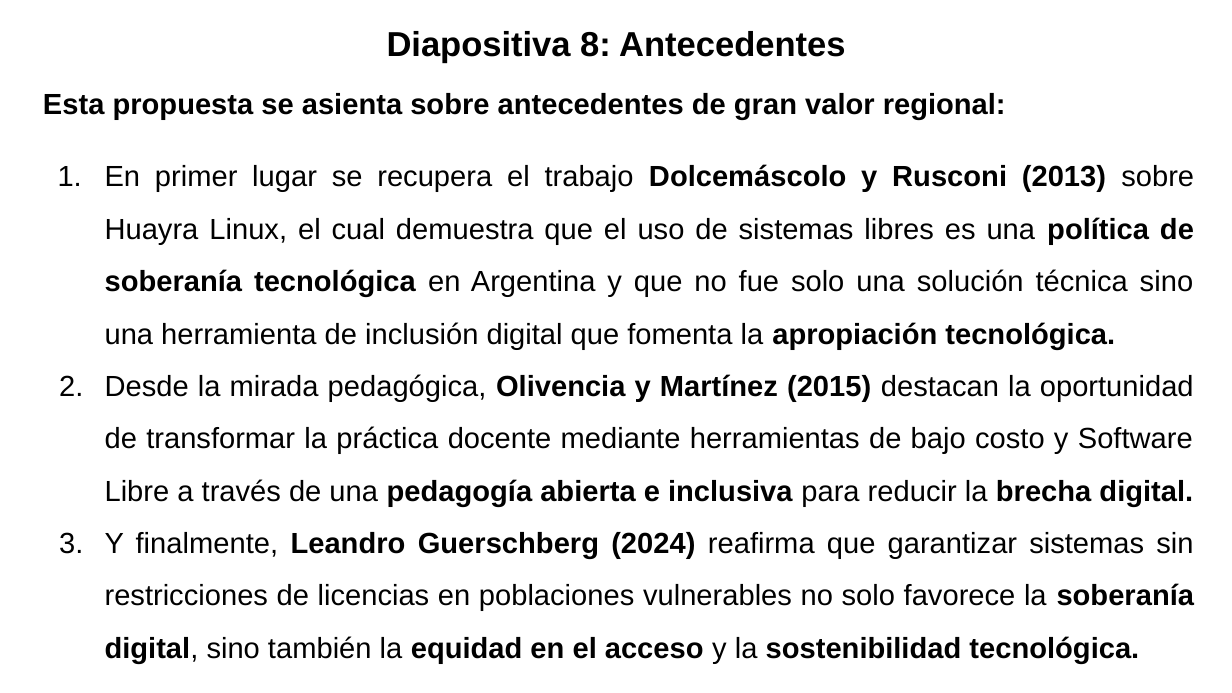
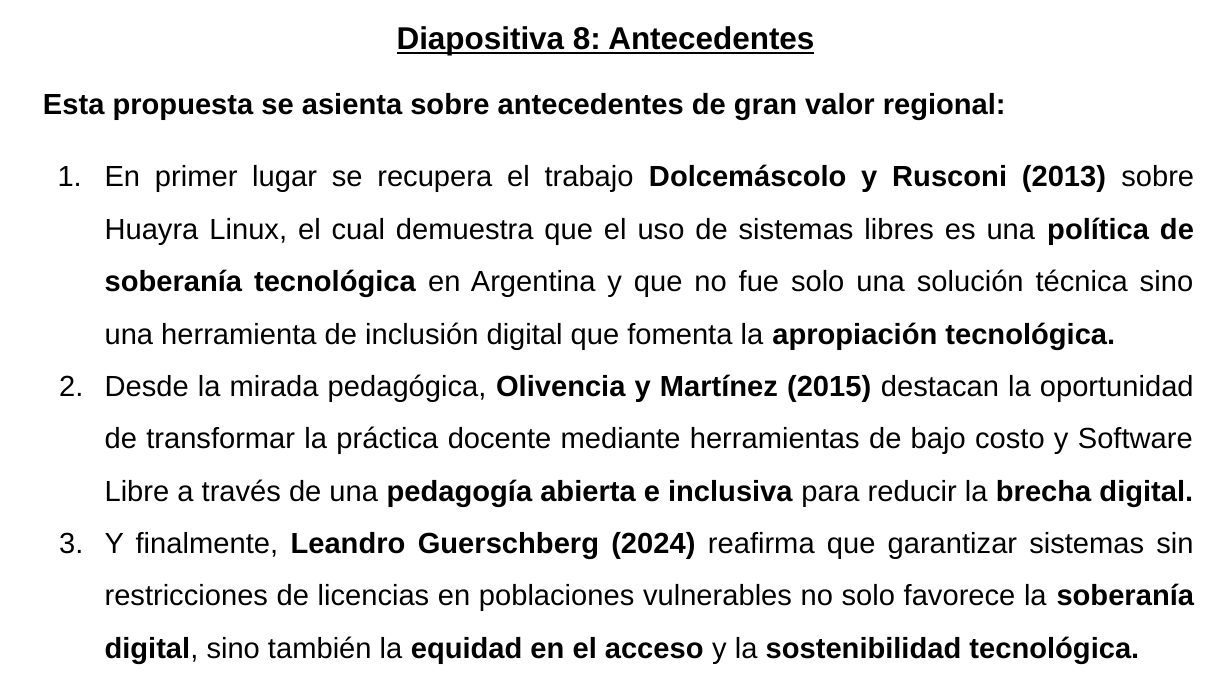
Before and after one commit to gabrielinuz/gabrielinuz.github.io, a slide deck: slide 9 of doc/GUION_DE_DEFENSA_LTE.pptx. Drawn at 1232x693 pixels with LibreOffice and Linux fonts; fonts in the diff are those of the drawing. Boxes give left, top, right and bottom in pixels: in the first picture for what was removed or moved away, otherwise in the second. Text is boxed around its words. In the diff, an @@ line names an element or a change of style, - is before the commit and + after.

```diff
--- a/doc/GUION_DE_DEFENSA_LTE.pptx
+++ b/doc/GUION_DE_DEFENSA_LTE.pptx
@@ title "Diapositiva 8: Antecedentes": place and size @@
-title "Diapositiva 8: Antecedentes" at (387,31,845,64)
+title "Diapositiva 8: Antecedentes" at (397,26,814,55)
@@ title "Diapositiva 8: Antecedentes" at (397,26,814,55): size 20.2 to 18.4 pt, underline on @@
```
Also in this commit, not shown: 16 other slides changed, 1 other file.
